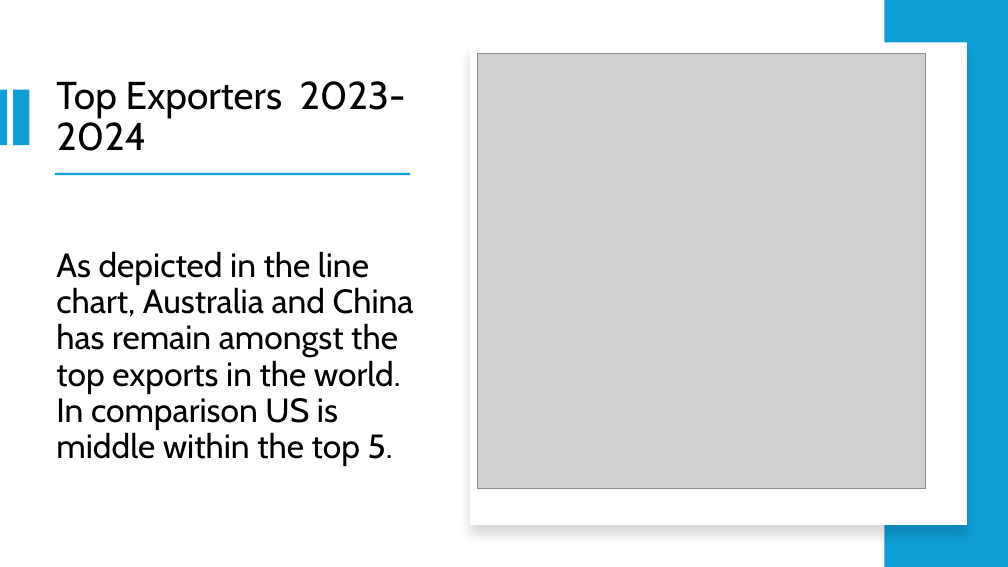
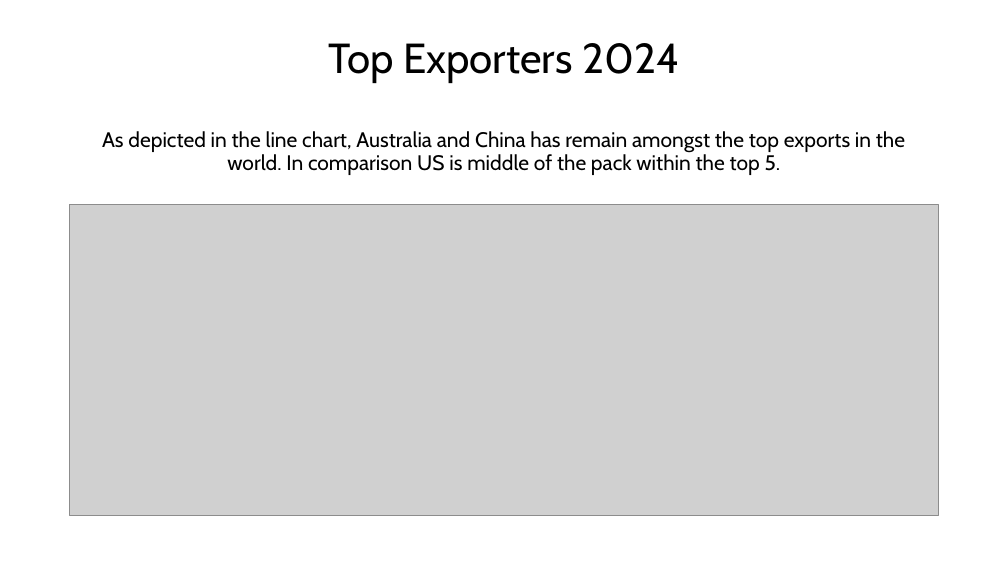
Before and after one commit to IssacEThomas/Data-Visualization, a slide deck: slide 11 of TARIFFS AND THE COUNTRIES THAT COULD BE IMPACTED.pptx. Drawn at 1008x567 pixels with LibreOffice and Linux fonts; fonts in the diff are those of the drawing; grey boxes stand for pictures. Boxes give left, top, right and bottom in pixels: in the first picture for what was removed or moved away, otherwise in the second. Text is boxed around its words. In the diff, an @@ line names an element or a change of style, - is before the commit and + after.

```diff
--- a/TARIFFS AND THE COUNTRIES THAT COULD BE IMPACTED.pptx
+++ b/TARIFFS AND THE COUNTRIES THAT COULD BE IMPACTED.pptx
@@ rectangle removed at (885, 0, 1008, 567) @@
@@ title at (328, 43, 679, 83): text changed; size 37 to 40 pt @@
-Top Exporters 2023-2024
+Top Exporters 2024
@@ rectangle removed at (470, 42, 967, 525) @@
@@ picture removed at (477, 54, 926, 488) @@
@@ rectangle removed at (0, 89, 8, 145) @@
@@ rectangle removed at (13, 89, 29, 145) @@
@@ text at (102, 131, 905, 175): text changed; size 32 to 20 pt @@
-As depicted in the line chart, Australia and China has remain amongst the top exports in the world. In comparison US is middle within the top 5.
+As depicted in the line chart, Australia and China has remain amongst the top exports in the world. In comparison US is middle of the pack within the top 5.
@@ rectangle removed at (55, 173, 411, 175) @@
@@ picture added at (69, 205, 938, 516) @@
```
Also in this commit, not shown: 6 other slides changed, 3 slides added.
